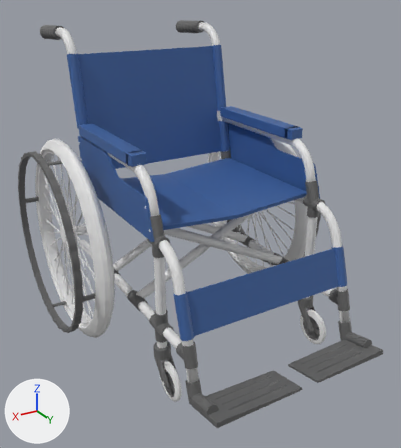
One commit to the Blender file Blender/WheelChair/WheelChair.blend: the scene before it, then after it.
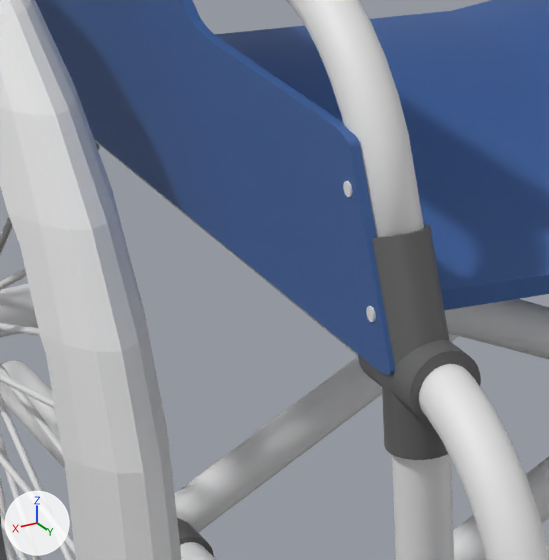
The first picture shows the older version from a 50 mm lens placed at (8.49, 17.5, 5.4), pointed at (0.11, 3.53, -1.58). The close-ups show both versions on the part from 20% to 46% of the width and 38% to 62% of the height of that picture; other places that the commit changed are outside them. Every picture has the same lights, and +X, +Y and +Z are marked at lower left.

The first close-up shows '円柱.071', '円柱.072', '円柱.073', '円柱.074', '円柱.077', '円柱.087', '円柱.139', '円柱.140', '円柱.141', '球.001', '立方体.004', '立方体.005'.
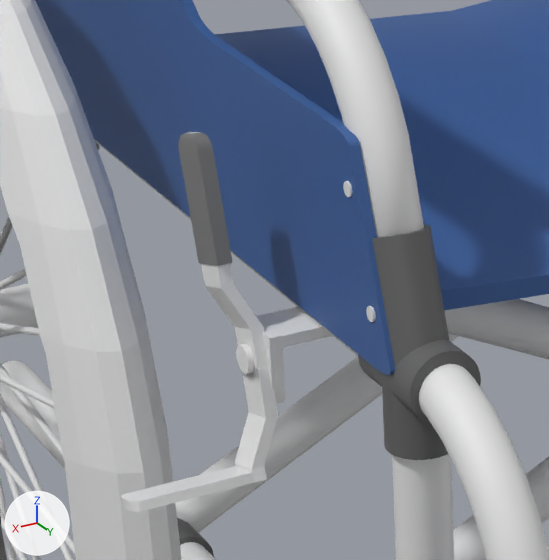
Pixel boxes (x1, y1, x2, y2) of what changed, in the close-ups (549 x 560 px):
```json
{"object": "円柱.163", "change": "added", "after": [121, 263, 278, 512]}
{"object": "円柱.161", "change": "added", "after": [178, 132, 233, 266], "faces in mat_マテリアル (grey #797979)": [178, 132, 233, 266]}
{"object": "立方体.010", "change": "added", "after": [256, 306, 334, 404]}
```

Edits to the scene script, one JSON object a line:
```json
{"op": "add", "block": "mat_マテリアル", "code": ["mat_マテリアル = principled_material('マテリアル')", "mat_マテリアル.base_color = (0.19, 0.19, 0.19)  # grey #797979"]}
{"op": "add", "block": "me_円柱_011", "code": ["me_円柱_011 = bpy.data.meshes.new('円柱.011')", "me_円柱_011.from_pydata(...)  # 132 vertices, 85 faces; spans x -3.3..3.7, y -8.2..7.0, z -2.8..26.1", "me_円柱_011.polygons.foreach_set('use_smooth', [True] * 85)"]}
{"op": "add", "block": "me_円柱_009", "code": ["me_円柱_009 = bpy.data.meshes.new('円柱.009')", "me_円柱_009.from_pydata(...)  # 32 vertices, 30 faces; spans x -5.28..0.09, y 6.17..15.43, z 1.11..3.88", "me_円柱_009.polygons.foreach_set('use_smooth', [True] * 30)", "# faces by material slot: [1, 29]", "me_円柱_009.materials.append(mat_マテリアル)  # grey #797979"]}
{"op": "add", "block": "me_立方体_012", "code": ["me_立方体_012 = bpy.data.meshes.new('立方体.012')", "me_立方体_012.from_pydata(...)  # a box spanning x -1.0..1.0, y -1.0..1.0, z -1.0..1.0; a box spanning x -1.12..-0.72, y -1.0..1.0, z -10.34..1.11"]}
{"op": "add", "block": "ob_円柱_163", "code": ["ob_円柱_163 = bpy.data.objects.new('円柱.163', me_円柱_011)", "ob_円柱_163.location = (3.198, 4.81, -0.874)", "ob_円柱_163.rotation_euler = (1.571, 0.547, 4.712)  # degrees (90, 31, 270)", "ob_円柱_163.scale = (0.0743, 0.0743, -0.0285)"]}
{"op": "add", "block": "ob_円柱_161", "code": ["ob_円柱_161 = bpy.data.objects.new('円柱.161', me_円柱_009)", "ob_円柱_161.location = (3.198, 4.811, -0.875)", "ob_円柱_161.rotation_euler = (1.571, 0.547, 4.712)  # degrees (90, 31, 270)", "ob_円柱_161.scale = (0.0743, 0.0743, -0.0285)"]}
{"op": "add", "block": "ob_立方体_010", "code": ["ob_立方体_010 = bpy.data.objects.new('立方体.010', me_立方体_012)", "ob_立方体_010.location = (2.938, 4.81, -0.757)", "ob_立方体_010.rotation_euler = (0.0, 0.0, 3.142)  # degrees (0, 0, 180)", "ob_立方体_010.scale = (0.172, 0.147, 0.0319)"]}
```
